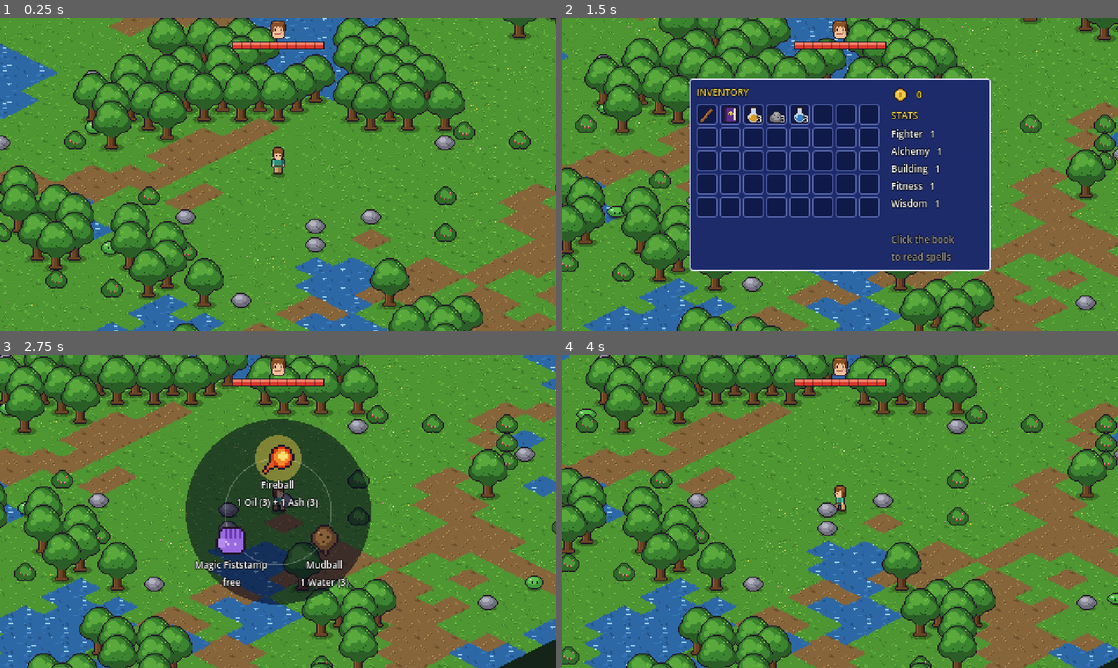
Above: before the commit, frames 1-4 (two rows, left to right).
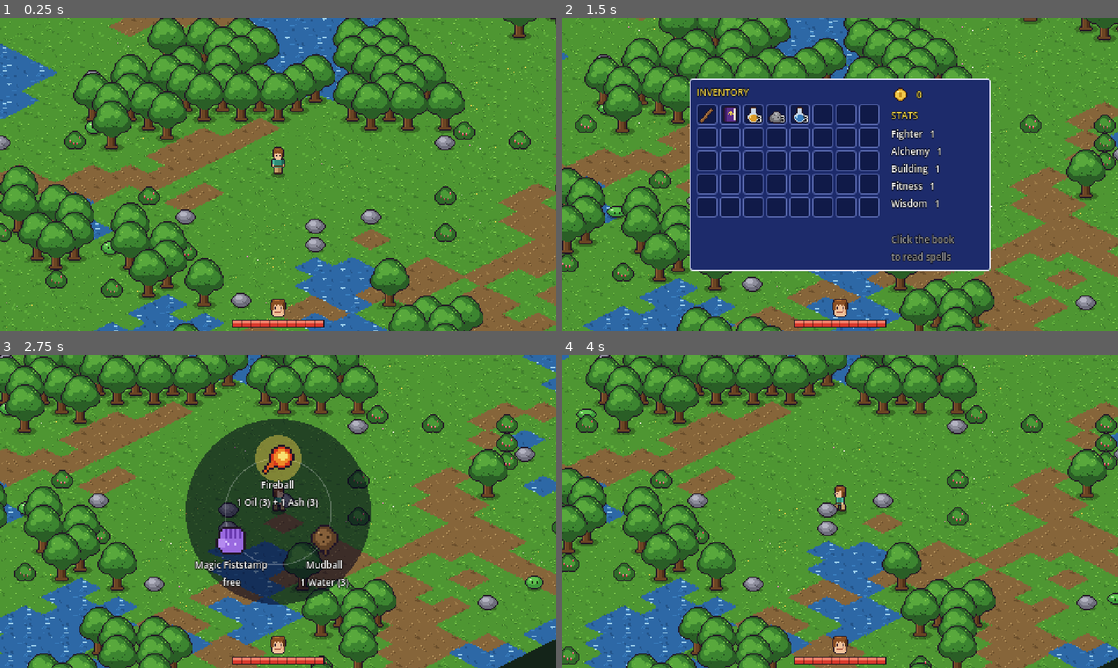
Above: after the commit, the same moments.

Repository: patrickyareinke/game1
Game: Godot game, scene res://scenes/main.tscn
The game is run twice, just before and just after one commit, with the same random seed, the same clock (stepped at 60 frames per second) and the same inputs.
Inputs (mouse positions are in pixels of both pictures, inside the frame that each line leads up to):
- Up to frame 1 (0.25 s): no input
- Up to frame 2 (1.5 s): tap Enter at 0.5 s; move the mouse to (962, 158) at 0.52 s; hold D 0.53-1.28 s; tap F at 0.6 s; click (962, 158) at 0.67 s; move the mouse to (728, 190) at 1.27 s; hold S from 1.28 s (still down); tap E at 1.35 s
- Up to frame 3 (2.75 s): move the mouse to (333, 442) at 2.02 s; release S at 2.03 s; hold D from 2.03 s (still down); tap Q at 2.1 s
- Up to frame 4 (4 s): move the mouse to (812, 574) at 2.77 s; release D at 2.78 s; hold W 2.78-3.53 s; tap 1 at 2.85 s; click (812, 574) at 2.92 s; move the mouse to (1006, 558) at 3.52 s; hold A from 3.53 s (still down); tap 2 at 3.6 s

The runs differ from the first frame. In frame 1, 1.1% of the frame differs, in the area x 41-59%, y 0-99%; in frame 2, 1.1%; in frame 3, 1.1%; in frame 4, 1.1%.

Commit message:
Move face and HP bar to bottom middle
Co-Authored-By: Claude Opus 5.5 <noreply@anthropic.com>
Claude-Session: https://claude.ai/code/session_01CvBu1rya8CUCR7cnUQet3L

Diff:
--- a/scripts/ui.gd
+++ b/scripts/ui.gd
@@ -81,11 +81,11 @@
 
 func _build_hud() -> void:
 	face = TextureRect.new()
-	face.position = Vector2(SCREEN.x / 2.0 - 8.0, 2)
+	face.position = Vector2(SCREEN.x / 2.0 - 8.0, SCREEN.y - 28.0)
 	add_child(face)
 
 	hp_bar = Control.new()
-	hp_bar.position = Vector2(SCREEN.x / 2.0 - 40.0, 20)
+	hp_bar.position = Vector2(SCREEN.x / 2.0 - 40.0, SCREEN.y - 10.0)
 	hp_bar.size = Vector2(80, 7)
 	hp_bar.draw.connect(_draw_hp)
 	add_child(hp_bar)
